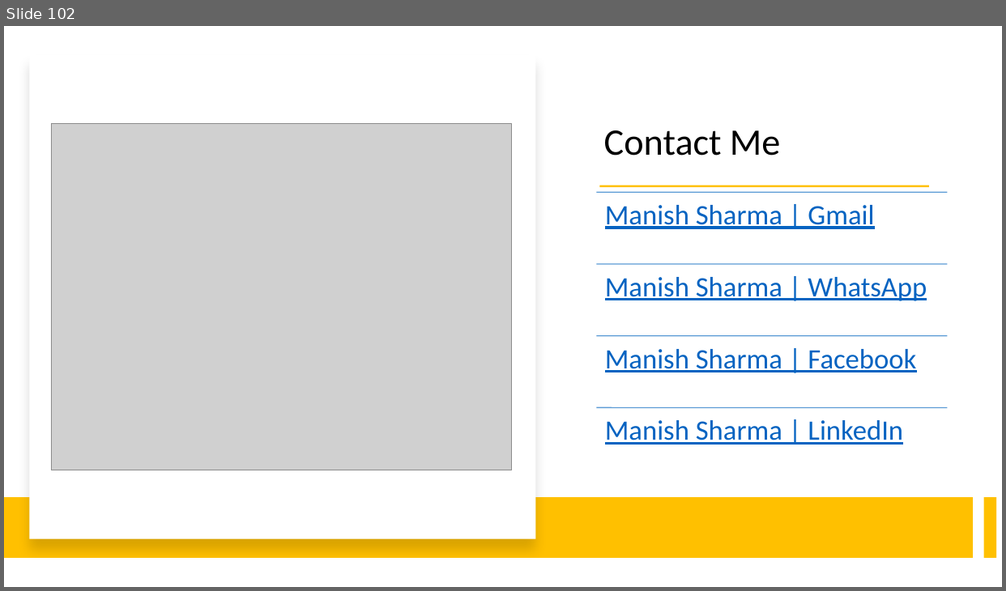
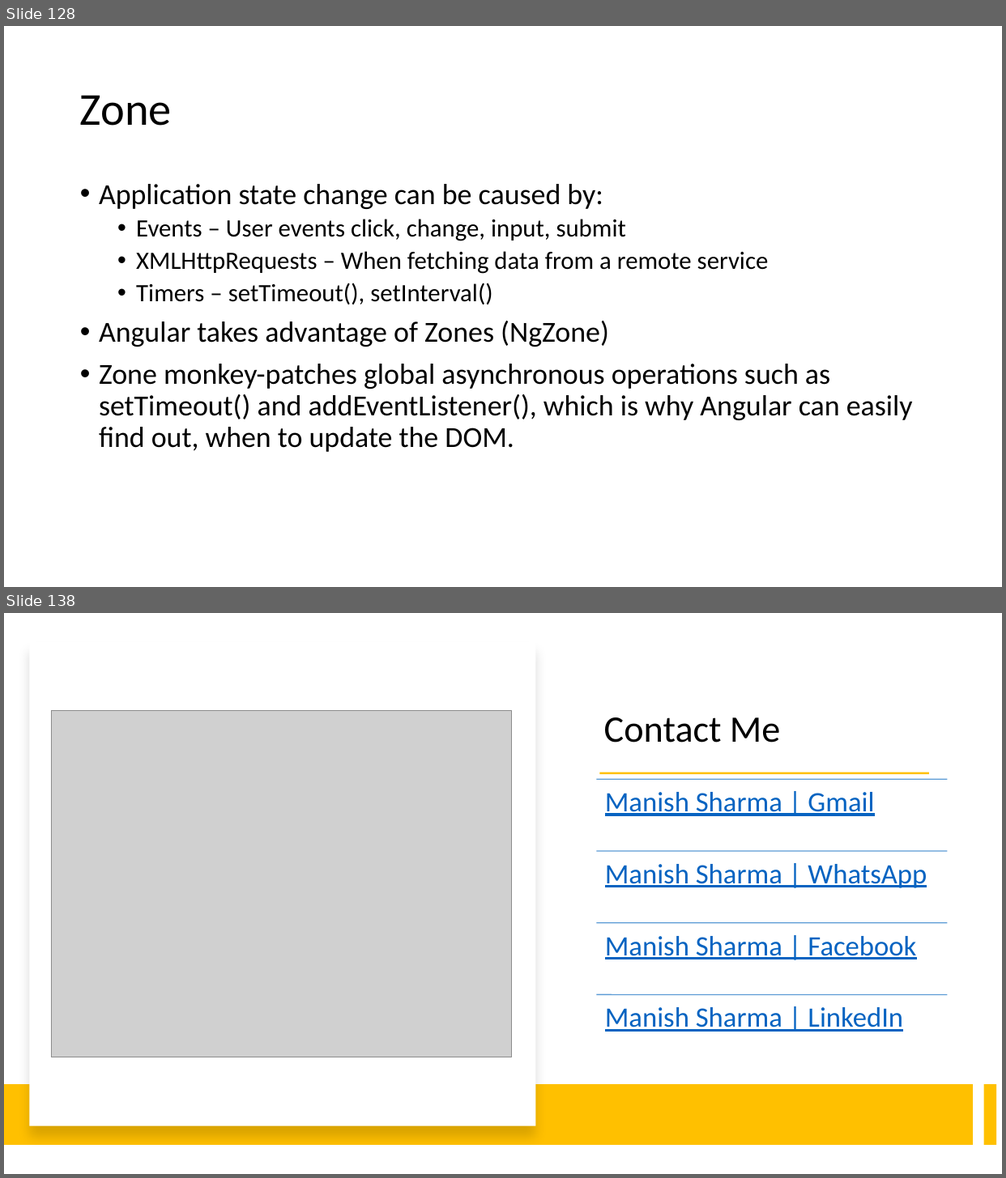
Before and after one commit to explore-with-manish/BFL_Byte_Jul23, a slide deck: Ng-Byte.pptx. Shown one above the other, each under a label of ours: slide 102 before the commit, slides 128 and 138 after it; the slides between them are not shown. The pictures are 1006x591 and 1006x1178 pixels, drawn with LibreOffice and Linux fonts; fonts in the diff are those of the drawing; grey boxes stand for pictures. Boxes give left, top, right and bottom in pixels: in the first picture for what was removed or moved away, otherwise in the second. Text is boxed around its words. In the diff, an @@ line names an element or a change of style, - is before the commit and + after.

```diff
--- a/Ng-Byte.pptx
+++ b/Ng-Byte.pptx
@@ slide 128 added at [4,26,1002,587], background #FFFFFF @@
@@ title added at [80,95,172,126], 44 pt, text #000000 @@
+Zone
@@ text added at [99,184,913,452], 28 pt, text #000000 @@
+• Application state change can be caused by:
+  • Events – User events click, change, input, submit
+  • XMLHttpRequests – When fetching data from a remote service
+  • Timers – setTimeout(), setInterval()
+• Angular takes advantage of Zones (NgZone)
+• Zone monkey-patches global asynchronous operations such as setTimeout() and addEventListener(), which is why Angular can easily find out, when to update the DOM.
@@ what was slide 102 is now slide 138 @@
```
Also in this commit, not shown: 1 slide changed, 35 other slides added, 8 other files.
